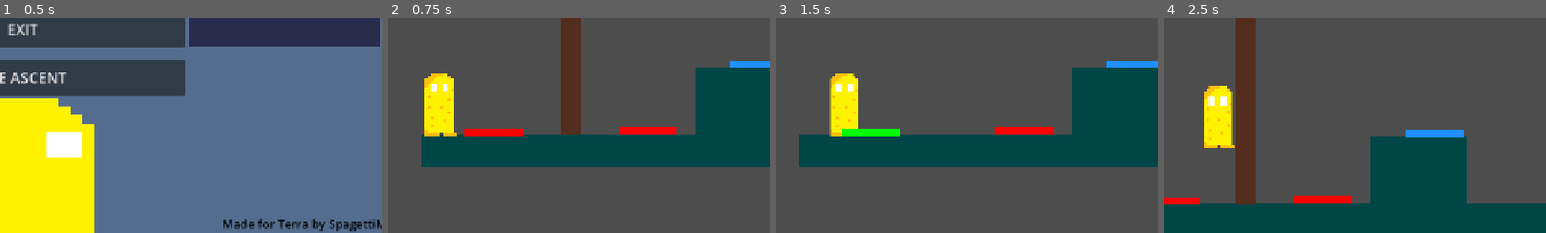
Above: before the commit, frames 1-4 (left to right).
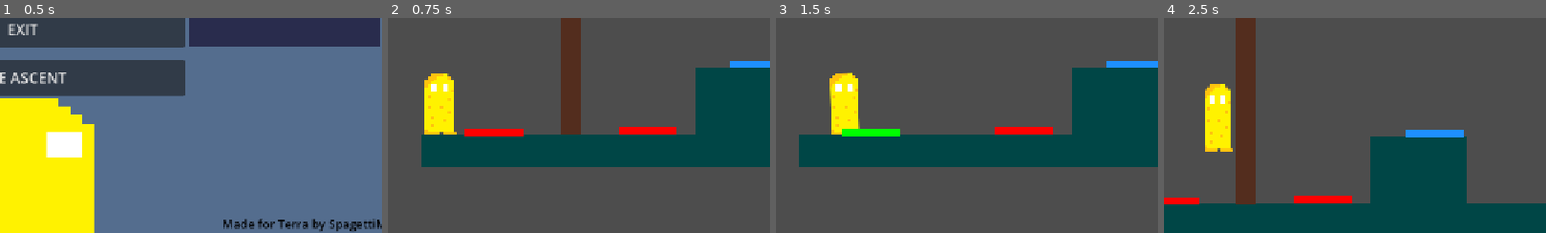
Above: after the commit, the same moments.

Repository: szilveszterbiro7/week4
Game: Godot game, scene res://Scenes/main_menu.tscn
Two runs of this game, one before a commit and one after it. Both use one fixed random seed, a clock stepped at 60 frames per second and the inputs below.
Inputs (mouse positions are % of the whole screen's width and height, from its top left):
- Up to frame 1 (0.5 s): no input
- Up to frame 2 (0.75 s): click "PLAY" at 0.5 s
- Up to frame 3 (1.5 s): tap Enter at 1.25 s; move the mouse to (72, 45) at 1.27 s; hold D (right) from 1.28 s (still down); hold E (climb) from 1.28 s (still down); click (72, 45) at 1.42 s
- Up to frame 4 (2.5 s): keep holding D (right); tap Space (jump) at 1.52, 2.27 s; move the mouse to (30, 55) at 2.02 s; release E (climb) at 2.03 s; tap Tab (change_character) at 2.1 s; tap E (climb) at 2.3 s
The pictures show only the part of the screen within x 47-97%, y 49-99%; the shares and areas given below are measured in that part.

Frame 1 is identical in both runs. In frame 2, 0.2% of the frame differs, in the area x 9-18%, y 25-56%; in frame 3, 0.2%; in frame 4, 0.8%, in the area x 10-19%, y 30-63%.

Commit message:
Made first level better and added movement, jumping and climbing animations

Diff:
--- a/week-4/Scenes/clone.gd
+++ b/week-4/Scenes/clone.gd
@@ -8,9 +8,17 @@
 var gravity=900
 var active=false
 var climbing=false
+var visual_scale:Vector2
+var visual_position:Vector2
+var animation_time=0
+var was_grounded=false
 
 @onready var indicator=$Indicator
+@onready var sprite=$Sprite2D
 
+func _ready():
+	visual_scale=sprite.scale
+	visual_position=sprite.position
 func _physics_process(delta):
 	indicator.visible=active
 	var near_surface=can_climb_here()
@@ -34,6 +42,7 @@
 		else:
 			velocity.x=0
 	move_and_slide()
+	animate_character(delta)
 func can_climb_here()->bool:
 	var climb_group=""
 	if name=="Clone1":
@@ -46,3 +55,28 @@
 		if surface is Area2D and surface.overlaps_body(self):
 			return true
 	return false
+func animate_character(delta):
+	animation_time+=delta
+	var grounded=is_on_floor()
+	var target_scale=visual_scale
+	var bob=0
+	var tilt=0
+	if velocity.x>10:
+		sprite.flip_h=false
+	elif velocity.x<-10:
+		sprite.flip_h=true
+	if climbing:
+		if velocity.length()>10:
+			tilt=sin(animation_time*14)>0.06
+	elif not grounded:
+		target_scale=visual_scale*Vector2(0.9,1.1)
+	elif abs(velocity.x)>10:
+		bob=-abs(sin(animation_time*14))*4
+		tilt= sin(animation_time*14)*0.04
+	if grounded and not was_grounded:
+		sprite.scale=visual_scale*Vector2(1.15,0.85)
+	var smoothing=1-exp(-14.0*delta)
+	sprite.scale=sprite.scale.lerp(target_scale, smoothing)
+	sprite.position=visual_position+Vector2(0, bob)
+	sprite.rotation=lerp_angle(sprite.rotation, tilt, smoothing)
+	was_grounded=grounded
--- a/week-4/Scenes/door.tscn
+++ b/week-4/Scenes/door.tscn
@@ -25,5 +25,6 @@
 offset_top = 283.0
 offset_right = 39.0
 offset_bottom = 318.0
+theme_override_colors/font_color = Color(0.03375366, 0.21629253, 0.024730686, 1)
 theme_override_font_sizes/font_size = 25
 text = "5.0"
--- a/week-4/player.gd
+++ b/week-4/player.gd
@@ -4,8 +4,17 @@
 @export var speed=300
 @export var jump_velocity=-550.0
 
+@onready var sprite=$CollisionShape2D/Sprite2D
+
 var gravity=900
+var visual_scale:Vector2
+var visual_position:Vector2
+var animation_time=0
+var was_grounded=false
 
+func _ready():
+	visual_scale=sprite.scale
+	visual_position=sprite.position
 func _physics_process(delta):
 	if not is_on_floor():
 		velocity.y+=gravity*delta
@@ -14,3 +23,26 @@
 	if Input.is_action_just_pressed("jump") and is_on_floor():
 		velocity.y=jump_velocity
 	move_and_slide()
+	animate_character(delta)
+func animate_character(delta):
+	animation_time+=delta
+	var grounded=is_on_floor()
+	var target_scale=visual_scale
+	var bob=0
+	var tilt=0
+	if velocity.x>10:
+		sprite.flip_h=false
+	elif velocity.x<-10:
+		sprite.flip_h=true
+	if not grounded:
+		target_scale=visual_scale*Vector2(0.9,1.1)
+	elif abs(velocity.x)>10:
+		bob=-abs(sin(animation_time*14))*4
+		tilt= sin(animation_time*14)*0.04
+	if grounded and not was_grounded:
+		sprite.scale=visual_scale*Vector2(1.15,0.85)
+	var smoothing=1-exp(-14.0*delta)
+	sprite.scale=sprite.scale.lerp(target_scale, smoothing)
+	sprite.position=visual_position+Vector2(0, bob)
+	sprite.rotation=lerp_angle(sprite.rotation, tilt, smoothing)
+	was_grounded=grounded
